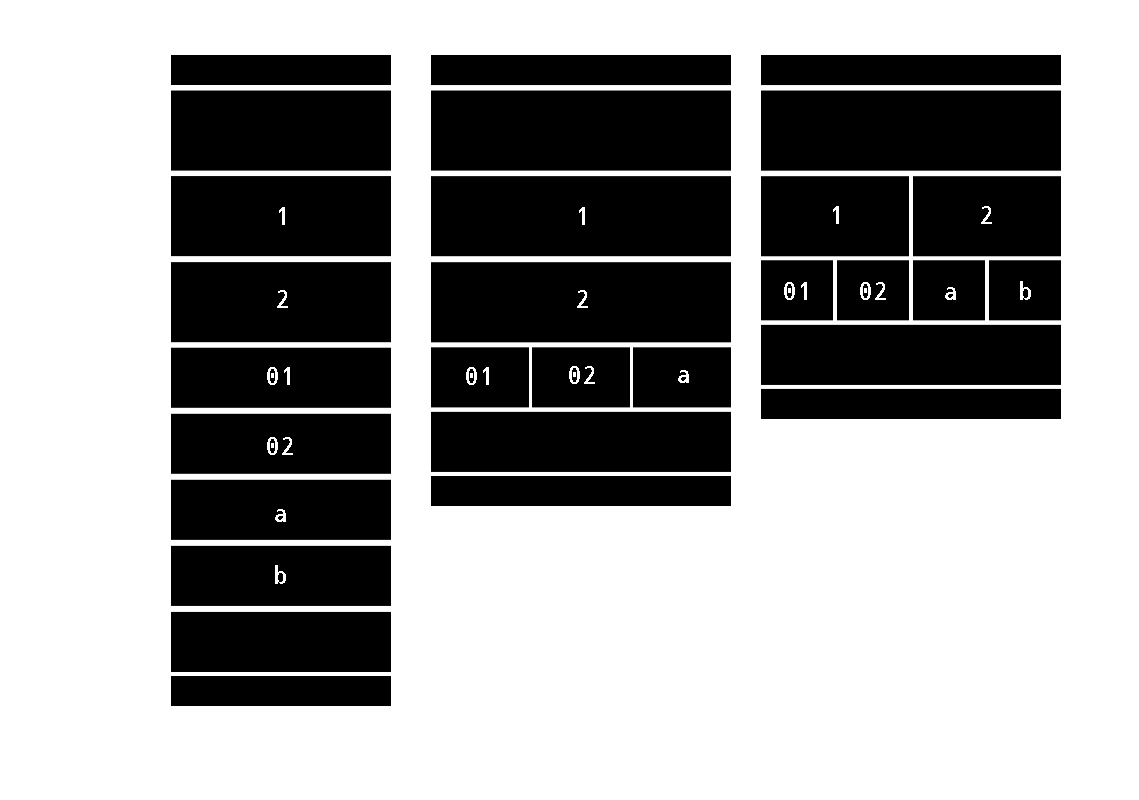
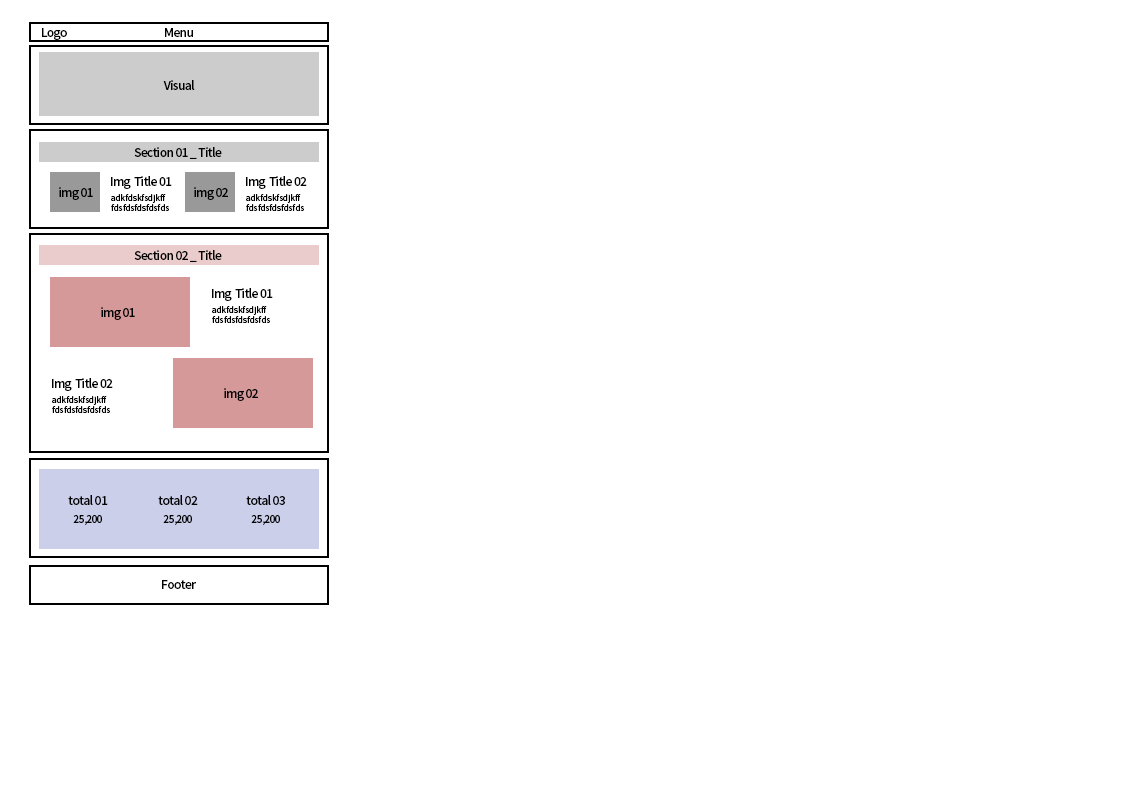
Layer changes from the first 1139x800 image to the second:
removed group "Group 1 copy 2" (1st of 2, in "b") (7 layers) from group "b" over box(171, 55, 391, 706)
removed layer "Rectangle 1" (1st of 6, in "b" › "Group 1 copy 2") from group "Group 1 copy 2" over box(171, 55, 391, 706)
removed group "Group 1 copy" (1st of 2, in "b") (6 layers) from group "b" over box(431, 55, 731, 506)
removed layer "Rectangle 1" (2nd of 6, in "b" › "Group 1 copy") from group "Group 1 copy" over box(431, 55, 731, 506)
removed group "Group 1" (1st of 2, in "b") (7 layers) from group "b" over box(761, 55, 1061, 419)
removed layer "Rectangle 1" (3rd of 6, in "b" › "Group 1") from group "Group 1" over box(761, 55, 1061, 419)
added layer "total 02 25,200" in group "b" over box(158, 495, 198, 525)
added layer "total 01 25,200" in group "b" over box(68, 495, 108, 525)
added layer "Rectangle 3 copy 2" (20%) in group "b" over box(39, 469, 319, 549)
added layer "Rectangle 2 copy 5" in group "b" over box(29, 565, 327, 605)
added layer "Rectangle 2 copy 4" in group "b" over box(29, 458, 329, 558)
added layer "Rectangle 4 copy" (40%) in group "b" over box(185, 172, 235, 212)
added layer "Rectangle 4 copy 3" (40%) in group "b" over box(173, 358, 313, 428)
added layer "Rectangle 4 copy 2" (40%) in group "b" over box(50, 277, 190, 347)
added layer "Rectangle 4" (40%) in group "b" over box(50, 172, 100, 212)
added layer "Rectangle 3 copy" (20%) in group "b" over box(39, 245, 319, 265)
added layer "Rectangle 3 copy 3" (20%) in group "b" over box(39, 52, 319, 116)
added layer "Rectangle 3" (20%) in group "b" over box(39, 142, 319, 162)
added layer "Rectangle 2 copy 3" in group "b" over box(29, 233, 329, 453)
added layer "Rectangle 2 copy 2" in group "b" over box(29, 129, 329, 229)
added layer "Rectangle 2 copy" in group "b" over box(29, 45, 329, 125)
added layer "Rectangle 2" in group "b" over box(29, 22, 329, 42)
…and 36 more changes (19 added, 17 removed)
